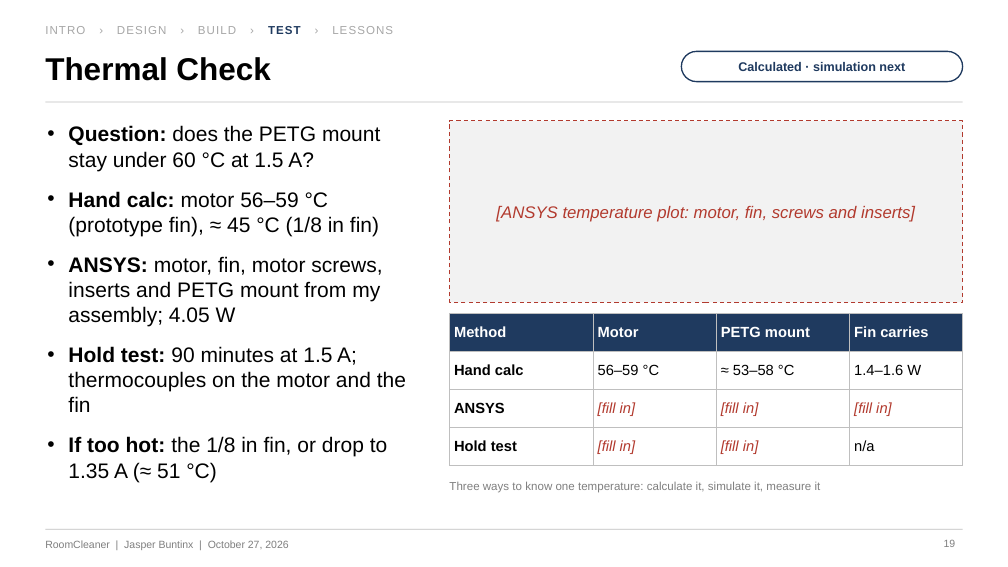
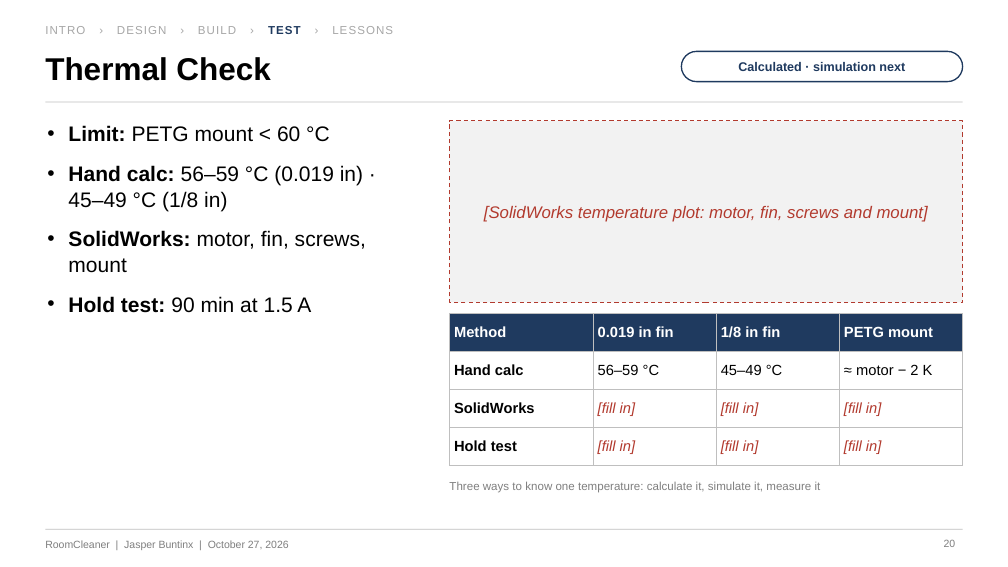
Before and after one commit to Jaspario1199/RoomCleaner, a slide deck: slide 20 of docs/presentation/deck_v5/RoomCleaner_Buntinx_Oct27_v5.pptx (slide 19 before the commit). Drawn at 1008x567 pixels with LibreOffice and Linux fonts; fonts in the diff are those of the drawing. Boxes give left, top, right and bottom in pixels: in the first picture for what was removed or moved away, otherwise in the second. Text is boxed around its words. In the diff, an @@ line names an element or a change of style, - is before the commit and + after.

```diff
--- a/docs/presentation/deck_v5/RoomCleaner_Buntinx_Oct27_v5.pptx
+++ b/docs/presentation/deck_v5/RoomCleaner_Buntinx_Oct27_v5.pptx
@@ text at <box>68,125,366,313</box>: text changed @@
-• Question: does the PETG mount stay under 60 °C at 1.5 A?
-• Hand calc: motor 56–59 °C (prototype fin), ≈ 45 °C (1/8 in fin)
-• ANSYS: motor, fin, motor screws, inserts and PETG mount from my assembly; 4.05 W
-• Hold test: 90 minutes at 1.5 A; thermocouples on the motor and the fin
-• If too hot: the 1/8 in fin, or drop to 1.35 A (≈ 51 °C)
+• Limit: PETG mount < 60 °C
+• Hand calc: 56–59 °C (0.019 in) · 45–49 °C (1/8 in)
+• SolidWorks: motor, fin, screws, mount
+• Hold test: 90 min at 1.5 A
@@ text at <box>484,206,928,222</box>: text changed @@
-[ANSYS temperature plot: motor, fin, screws and inserts]
+[SolidWorks temperature plot: motor, fin, screws and mount]
@@ table at <box>450,314,963,458</box> @@
-row 1: Method | Motor | PETG mount | Fin carries
+row 1: Method | 0.019 in fin | 1/8 in fin | PETG mount
-row 2, column 3: ≈ 53–58 °C
+row 2, column 3: 45–49 °C
-row 2, column 4: 1.4–1.6 W
+row 2, column 4: ≈ motor − 2 K
-row 3, column 1: ANSYS
+row 3, column 1: SolidWorks
-row 4, column 4: n/a
+row 4, column 4: [fill in]
@@ page number at <box>944,540,956,547</box>: text changed @@
-19
+20
```
Also in this commit, not shown: 26 other slides changed, 4 other files.
